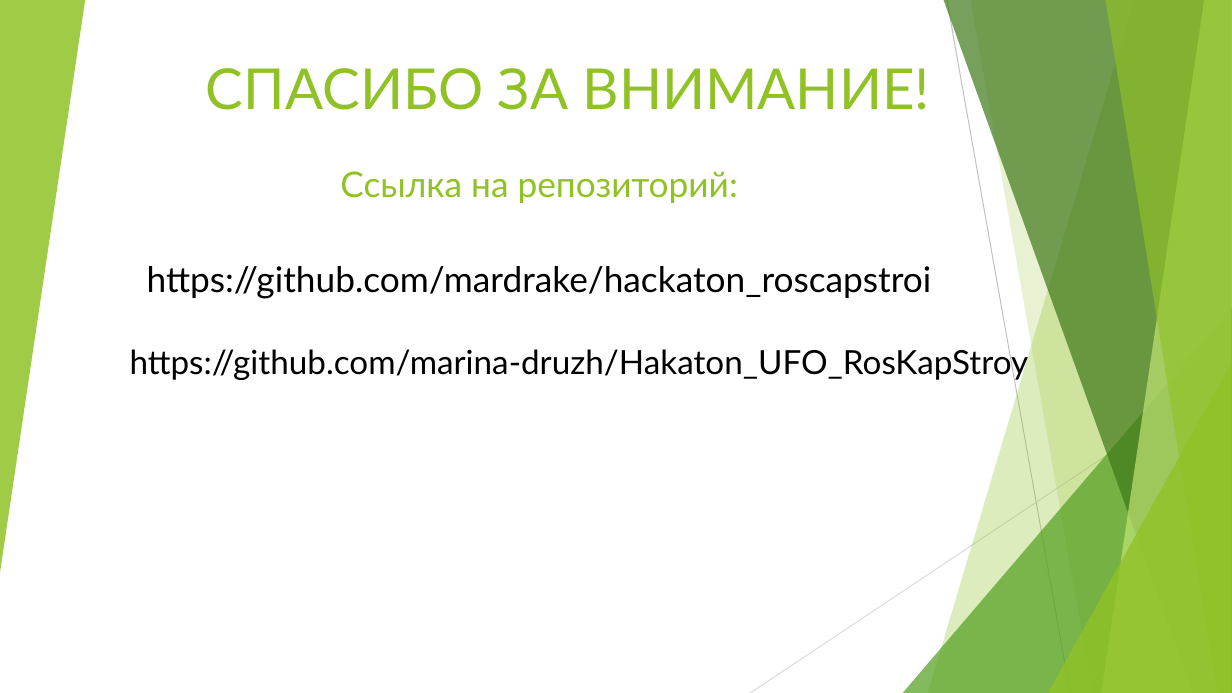
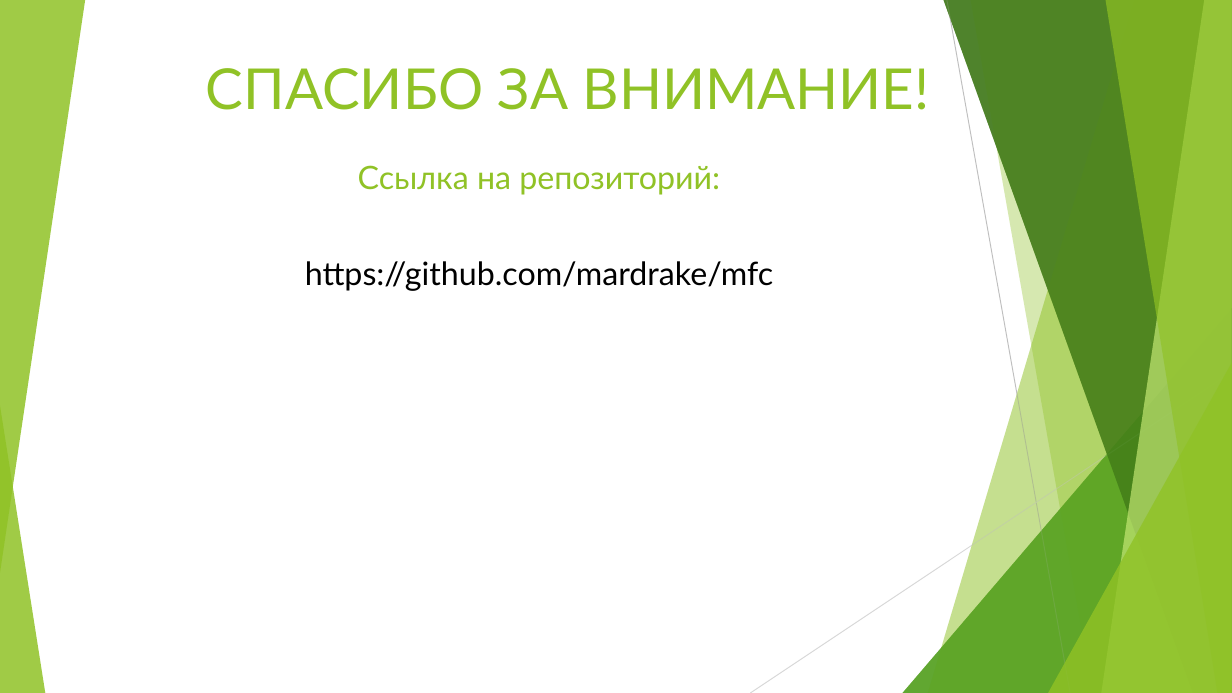
Before and after one commit to MikhailDemin/pet_projects, a slide deck: slide 10 of M4_Team_Hackathon_08_2023_MFC_SPb_case_solution/result/Prezentaciya_M4_Team.pptx (slide 11 before the commit). Drawn at 1232x693 pixels with LibreOffice and Linux fonts; fonts in the diff are those of the drawing. Boxes give left, top, right and bottom in pixels: in the first picture for what was removed or moved away, otherwise in the second. Text is boxed around its words. In the diff, an @@ line names an element or a change of style, - is before the commit and + after.

```diff
--- a/M4_Team_Hackathon_08_2023_MFC_SPb_case_solution/result/Prezentaciya_M4_Team.pptx
+++ b/M4_Team_Hackathon_08_2023_MFC_SPb_case_solution/result/Prezentaciya_M4_Team.pptx
@@ freeform shape at [944, 0, 1232, 693]: fill #3F7819 at 70% opacity to #3F7818 at 70% opacity @@
@@ freeform shape at [970, 0, 1232, 693]: outline redrawn @@
@@ freeform shape at [1102, 0, 1232, 693]: fill #C0E474 at 70% opacity to #BFE471 at 70% opacity @@
@@ text "Ссылка на репозиторий:" at [358, 165, 720, 195]: size 27.5 to 25.1 pt; line spacing 1 to 0.9 @@
@@ text at [305, 261, 773, 291]: text changed; size 27.5 to 25.1 pt @@
-https://github.com/mardrake/hackaton_roscapstroi
+https://github.com/mardrake/mfc
@@ text removed at [130, 346, 1029, 381] @@
-https://github.com/marina-druzh/Hakaton_UFO_RosKapStroy
@@ line (1232, 372) - (750, 693): stroke #D9D9D9 0.75 pt to #D8D8D8 0.75 pt @@
@@ group added at [903, 0, 1232, 693]: 5 freeform shapes, 2 triangles @@
@@ triangle added at [0, 406, 45, 693], fill #90C226 at 85% opacity @@
```
Also in this commit, not shown: 3 other slides changed, 6 slides added, 7 slides removed, 13 other files.
